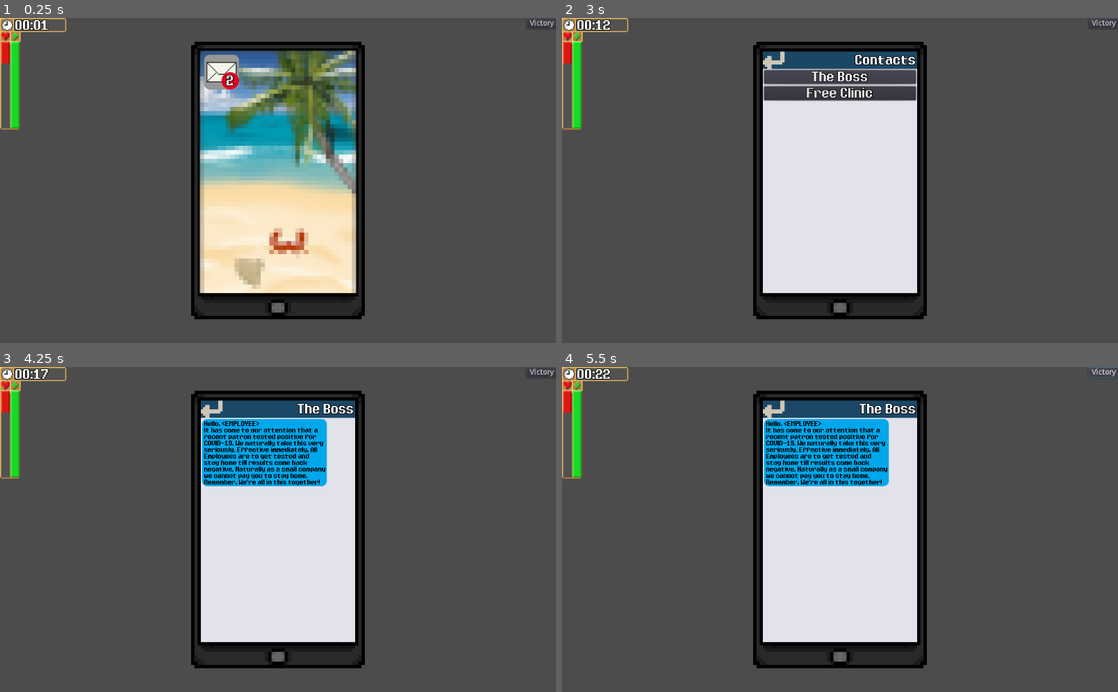
Above: before the commit, frames 1-4 (two rows, left to right).
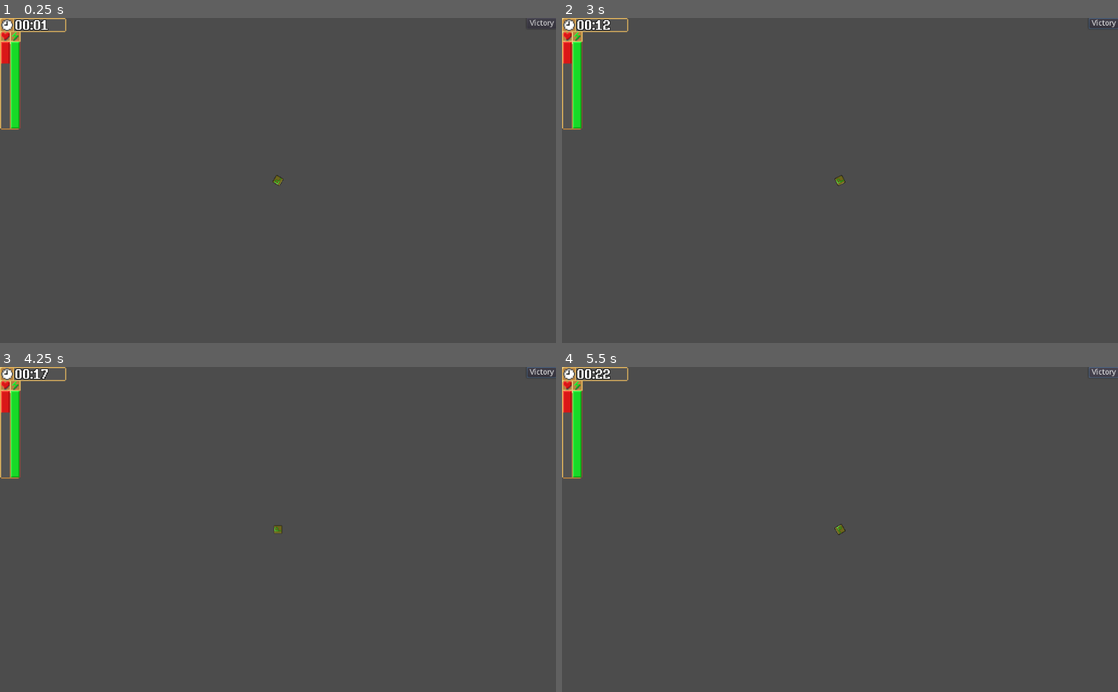
Above: after the commit, the same moments.

Repository: ASGameStudio/GameJam
Game: Godot game, scene res://World.tscn
The game is run twice, just before and just after one commit, with the same random seed, the same clock (stepped at 60 frames per second) and the same inputs.
Inputs (mouse positions are in pixels of both pictures, inside the frame that each line leads up to):
- Up to frame 1 (0.25 s): no input
- Up to frame 2 (3 s): click (784, 73) at 0.52 s; click (773, 60) at 1.27 s; click "Victory" at 2 s; click (784, 73) at 2.77 s
- Up to frame 3 (4.25 s): click (278, 425) at 3.5 s, where only the run before the commit has a clickable "The Boss"
- Up to frame 4 (5.5 s): click "Victory" at 4.25 s; click "Victory" at 5 s

The runs differ from the first frame. In frame 1, 26% of the frame differs, in the area x 34-66%, y 7-93%; in frame 2, 25%; in frame 3, 27%, in the area x 34-100%, y 0-93%; in frame 4, 27%.

Commit message:
Added comments for people other than me.

Diff:
--- a/Button.gd
+++ /dev/null
@@ -1,20 +0,0 @@
-extends Button
-
-
-# Declare member variables here. Examples:
-# var a = 2
-# var b = "text"
-
-
-# Called when the node enters the scene tree for the first time.
-func _ready():
-	pass # Replace with function body.
-
-
-# Called every frame. 'delta' is the elapsed time since the previous frame.
-#func _process(delta):
-#	pass
-
-
-func _on_Button_pressed():
-	Time.CostTime()
--- a/Energy_bar.gd
+++ /dev/null
@@ -1,7 +0,0 @@
-extends TextureProgress
-
-func _ready():
-	Event.connect("player_energy", self, "update_energy", [])
-
-func update_energy(_value) -> void:
-	value = _value
--- a/Player.tscn
+++ b/Scenes/Player.tscn
@@ -1,8 +1,8 @@
 [gd_scene load_steps=5 format=2]
 
-[ext_resource path="res://PlayerBlock.png" type="Texture" id=1]
+[ext_resource path="res://Sprites/PlayerBlock.png" type="Texture" id=1]
 [ext_resource path="res://Scripts/Player.gd" type="Script" id=2]
-[ext_resource path="res://UI.tscn" type="PackedScene" id=3]
+[ext_resource path="res://Scenes/UI.tscn" type="PackedScene" id=3]
 
 [sub_resource type="RectangleShape2D" id=1]
 extents = Vector2( 7, 7 )
--- a/UI.tscn
+++ b/Scenes/UI.tscn
@@ -74,6 +74,7 @@
 }
 
 [node name="Phone" type="Control" parent="."]
+visible = false
 anchor_left = 0.5
 anchor_top = 0.5
 anchor_right = 0.5
--- a/Scripts/Event.gd
+++ b/Scripts/Event.gd
@@ -1,4 +1,6 @@
 extends Node
 
+#This script holds global signals which can be accessed
+#via Event.emit_signal() or Event.connect() functions.
 signal update_time()
 signal player_energy(value)
--- a/Scripts/Label.gd
+++ /dev/null
@@ -1,10 +0,0 @@
-extends Label
-
-func _ready():
-	Event.connect("update_time", self, "test", [])
-
-func _process(delta):
-	set_text(str(Time.GetTimeString()))
-
-func test():
-	print("Tick")
--- a/Scripts/Phone.gd
+++ b/Scripts/Phone.gd
@@ -8,6 +8,7 @@
 var Clinic_Read_1 = false
 var Clinic_Read_2 = false
 
+#This is how we cache nodes in a variable, I also like to cast them as their node type for IntellSense to work better. -AS
 onready var Wall_Paper: TextureRect = $Frame/Wall_Paper
 onready var Contacts: TextureRect = $Frame/Contacts
 onready var Message: TextureRect = $Frame/Messages
@@ -27,6 +28,11 @@
 func _ready():
 	update_display()
 
+
+#This is a veru hacky cellphone UI. This is the function that does all the magic.
+#First we turn everything off, then turn what we need back on using a state machine.
+#We also update our contact texts. If we want to flesh out the cellphone system we'll
+#have to redo a lot of this as it uses hardcoded images. -AS
 func update_display() -> void:
 	update_dot()
 	Wall_Paper.visible = false
@@ -59,6 +65,7 @@
 				Clinic_Msg_2.visible = true
 				Clinic_Read_2 = true
 
+#Just a small helper function for the Text Message notification dot.
 func update_dot() -> void:
 	Notification_Dot.visible = false
 	var temp = 0
@@ -69,6 +76,9 @@
 		Notification_Dot.visible = true
 		Notification_Label.set_text(str(temp))
 
+
+#Using Buttons and Signals, we basically just update our phone's state machine
+#Then update the display. -AS
 func _on_TextureButton_pressed():
 	Current_Screen = Screen.CONTACTS
 	update_display()
@@ -91,6 +101,6 @@
 	Current_Screen = Screen.CLINIC
 	update_display()
 
-
+#Debug Button. -AS
 func _on_Button_pressed():
 	Victory = true
--- a/Scripts/Player.gd
+++ b/Scripts/Player.gd
@@ -5,11 +5,21 @@
 var Vital_Energy_Drain = 10
 
 func _ready():
+	#Connect to a global signal of update time, which ticks every hour.
+	#And we update out Energy Bar for the first time. -AS
 	Event.connect("update_time", self, "Energy", [])
 	Event.emit_signal("player_energy", Vital_Energy)
 	pass
 
+func _physics_process(delta):
+	#Points the sprite to the Mouse on every Physics Frame.
+	#We should cache the $Sprite in a node, or we could just rotate the entire player instead of their sprite. -AS
+	$Sprite.rotation = get_global_mouse_position().angle()
 
+#Currently, this function is used for Energy Drain.
+#As of now, Every hour tick will drain 10 Energy.
+#We also use the Clamp Function to keep out energy within 0 to max.
+#Emits a Signal for the UI to update. -AS
 func Energy() -> void:
 	Vital_Energy += -Vital_Energy_Drain
 	Vital_Energy = clamp(Vital_Energy, 0, Vital_Energy_Max)
--- a/Scripts/Time.gd
+++ b/Scripts/Time.gd
@@ -19,9 +19,15 @@
 var speed_count: int
 
 func _physics_process(delta):
+	#Every physics frame we add time and any speed mods to the time variable. -AS
 	if !pause: time += delta * speed * mod_speed
 	UpdateTime()
 
+#This does the calculation for time.
+#First we add any extra time if we used a Time.CostTime Function
+#We then round our time down, and cast it as an integer.
+#Then we use math to figure out seconds, minutes, hours.
+#Lastly if we're on a new hour we do a global signal for it. -AS
 func UpdateTime():
 	if add_time > 0:
 		time += add_time
@@ -34,10 +40,15 @@
 		last_hour = hours
 		Event.emit_signal("update_time")
 
+
+#Currently a helper function that can be called from other scripts via Time.CostTime
+#We should make it accept an argument so we can call it Time.CostTime(1800) - AS
 func CostTime():
+	#1800 seems to be 30 minutes. -AS
 	add_time = 1800
 
 
-
+#Returns a string for the UI to function. "12:34"
+#We should add AM and PM to it eventually, or just use Army Time for Fun. -AS
 func GetTimeString() -> String:
 	return "%02d:%02d" % [hours, minutes]
--- a/Scripts/Vitals.gd
+++ b/Scripts/Vitals.gd
@@ -1,14 +1,16 @@
 extends Control
-
 
 onready var Time_Label: Label = $Vital_Texture/Time_Label
 onready var HP_Bar: TextureProgress = $Vital_Texture/HP
 onready var Energy_Bar: TextureProgress = $Vital_Texture/Energy
 
+#Basically, this script listens for global signals then fires a function to update any UI
+#related elements. -AS
 func _ready():
 	Event.connect("player_health", self, "update_health", [])
 	Event.connect("player_energy", self, "update_energy", [])
 
+#Though we do update the Clock UI element on update frames. -AS
 func _process(delta):
 	Time_Label.set_text(str(Time.GetTimeString()))
 
--- a/World.tscn
+++ b/World.tscn
@@ -1,6 +1,6 @@
 [gd_scene load_steps=2 format=2]
 
-[ext_resource path="res://Player.tscn" type="PackedScene" id=2]
+[ext_resource path="res://Scenes/Player.tscn" type="PackedScene" id=2]
 
 [node name="World" type="Node2D"]
 
--- a/default_env.tres
+++ /dev/null
@@ -1,7 +0,0 @@
-[gd_resource type="Environment" load_steps=2 format=2]
-
-[sub_resource type="ProceduralSky" id=1]
-
-[resource]
-background_mode = 2
-background_sky = SubResource( 1 )
--- a/project.godot
+++ b/project.godot
@@ -69,7 +69,3 @@
 "deadzone": 0.5,
 "events": [  ]
 }
-
-[rendering]
-
-environment/default_environment="res://default_env.tres"
Renamed: PlayerBlock.png -> Sprites/PlayerBlock.png
Not shown, changed: Sprites/PlayerBlock.png.import
